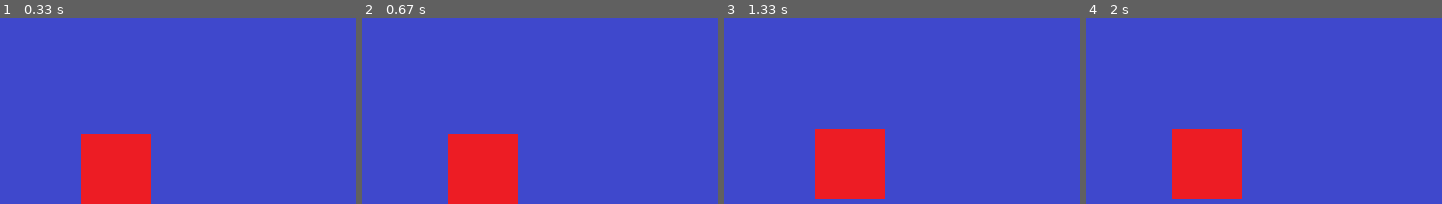
Above: before the commit, frames 1-4 (left to right).
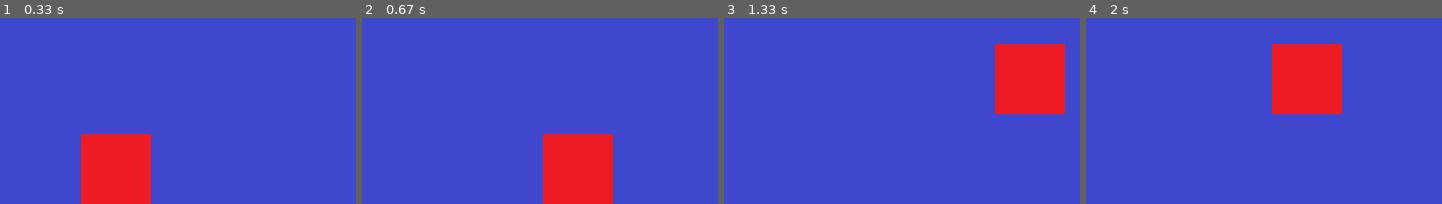
Above: after the commit, the same moments.

Repository: lazistar/Nado_Game
Game: pygame game, started from pygame_basic/4_keyboard_event.py
Same seed, same stepped clock (60 frames per second), same inputs: the game is played once before the commit and once after it.
Inputs:
- Up to frame 1 (0.33 s): no input
- Up to frame 2 (0.67 s): hold Right from 0.33 s (still down)
- Up to frame 3 (1.33 s): release Right at 0.8 s; hold Up 0.83-1.13 s; hold Right from 1.17 s (still down)
- Up to frame 4 (2 s): release Right at 1.63 s; hold Left from 1.67 s (still down)

Frame 1 is identical in both runs. In frame 2, 15% of the frame differs, in the area x 24-71%, y 62-100%; in frame 3, 15%; in frame 4, 15%.

Commit message:
들여쓰기 실수 해결
자세한 내용은 4_keyboard_event.py 에 있는 51, 67 번 line의 주석 참고.

Diff:
--- a/pygame_basic/4_keyboard_event.py
+++ b/pygame_basic/4_keyboard_event.py
@@ -48,25 +48,26 @@
             elif event.key == pygame.K_UP or event.key == pygame.K_DOWN:
                 to_y = 0
 
-        character_x_pos += to_x
-        character_y_pos += to_y
+# 여기부터 들여쓰기가 잘못되어 있었네요 (수정 완료)
+    character_x_pos += to_x
+    character_y_pos += to_y
 
-        # 가로 경계값 처리
-        if character_x_pos < 0:
-            character_x_pos = 0
-        elif character_x_pos > screen_width - character_width:
-            character_x_pos = screen_width - character_width
+    # 가로 경계값 처리
+    if character_x_pos < 0:
+        character_x_pos = 0
+    elif character_x_pos > screen_width - character_width:
+        character_x_pos = screen_width - character_width
 
-        # 세로 경계값 처리
-        if character_y_pos < 0:
-            character_y_pos = 0
-        elif character_y_pos > screen_height - character_height:
-            character_y_pos = screen_height - character_height
+    # 세로 경계값 처리
+    if character_y_pos < 0:
+        character_y_pos = 0
+
+    elif character_y_pos > screen_height - character_height:
+        character_y_pos = screen_height - character_height
+# 여기까지 들여쓰기가 잘못되어 있었네요 (수정완료)
 
     screen.blit(background, (0, 0)) # 배경 그리기
-
     screen.blit(character, (character_x_pos, character_y_pos))
-
     pygame.display.update() # 게임화면을 다시 그리기!
 
 # pygame 종료
--- a/pygame_basic/5_frame_per_second.py
+++ b/pygame_basic/5_frame_per_second.py
@@ -34,11 +34,6 @@
 # 이벤트 루프
 running = True # 게임이 진행중인가?
 
-# 키 반복(key repeat)
-delay = 1
-interval = 1
-pygame.key.set_repeat(delay, interval)
-
 while running:
     dt = clock.tick(10) # 게임화면의 초당 프레임 수를 설정
 
@@ -62,20 +57,20 @@
             elif event.key == pygame.K_UP or event.key == pygame.K_DOWN:
                 to_y = 0
 
-        character_x_pos += to_x * dt
-        character_y_pos += to_y * dt
+    character_x_pos += to_x * dt
+    character_y_pos += to_y * dt
 
-        # 가로 경계값 처리
-        if character_x_pos < 0:
-            character_x_pos = 0
-        elif character_x_pos > screen_width - character_width:
-            character_x_pos = screen_width - character_width
+    # 가로 경계값 처리
+    if character_x_pos < 0:
+        character_x_pos = 0
+    elif character_x_pos > screen_width - character_width:
+        character_x_pos = screen_width - character_width
 
-        # 세로 경계값 처리
-        if character_y_pos < 0:
-            character_y_pos = 0
-        elif character_y_pos > screen_height - character_height:
-            character_y_pos = screen_height - character_height
+    # 세로 경계값 처리
+    if character_y_pos < 0:
+        character_y_pos = 0
+    elif character_y_pos > screen_height - character_height:
+        character_y_pos = screen_height - character_height
 
     screen.blit(background, (0, 0)) # 배경 그리기
 
--- a/pygame_basic/6_collision.py
+++ b/pygame_basic/6_collision.py
@@ -39,11 +39,6 @@
 enemy_x_pos = (screen_width / 2) - (enemy_width / 2) # 화면 가로의 절반 크기에 해당하는 곳에 위치 (가로)
 enemy_y_pos = (screen_height / 2) - (enemy_height / 2) # 화면 세로의 절반 크기에 해당하는 곳에 위치 (세로)
 
-# 키 반복(key repeat)
-delay = 1
-interval = 1
-pygame.key.set_repeat(delay, interval)
-
 # 이벤트 루프
 running = True # 게임이 진행중인가?
 while running:
@@ -69,34 +64,34 @@
             elif event.key == pygame.K_UP or event.key == pygame.K_DOWN:
                 to_y = 0
 
-        character_x_pos += to_x * dt
-        character_y_pos += to_y * dt
+    character_x_pos += to_x * dt
+    character_y_pos += to_y * dt
 
-        # 가로 경계값 처리
-        if character_x_pos < 0:
-            character_x_pos = 0
-        elif character_x_pos > screen_width - character_width:
-            character_x_pos = screen_width - character_width
+    # 가로 경계값 처리
+    if character_x_pos < 0:
+        character_x_pos = 0
+    elif character_x_pos > screen_width - character_width:
+        character_x_pos = screen_width - character_width
 
-        # 세로 경계값 처리
-        if character_y_pos < 0:
-            character_y_pos = 0
-        elif character_y_pos > screen_height - character_height:
-            character_y_pos = screen_height - character_height
+    # 세로 경계값 처리
+    if character_y_pos < 0:
+        character_y_pos = 0
+    elif character_y_pos > screen_height - character_height:
+        character_y_pos = screen_height - character_height
 
-        # 충돌 처리를 위한 rect 정보 업데이트
-        character_rect = character.get_rect()
-        character_rect.left = character_x_pos
-        character_rect.top = character_y_pos
+    # 충돌 처리를 위한 rect 정보 업데이트
+    character_rect = character.get_rect()
+    character_rect.left = character_x_pos
+    character_rect.top = character_y_pos
 
-        enemy_rect = enemy.get_rect()
-        enemy_rect.left = enemy_x_pos
-        enemy_rect.top =  enemy_y_pos
+    enemy_rect = enemy.get_rect()
+    enemy_rect.left = enemy_x_pos
+    enemy_rect.top =  enemy_y_pos
 
-        # 충돌 체크
-        if character_rect.colliderect(enemy_rect):
-            print("충돌했어요.")
-            running = False
+    # 충돌 체크
+    if character_rect.colliderect(enemy_rect):
+        print("충돌했어요.")
+        running = False
 
     screen.blit(background, (0, 0)) # 배경 그리기
     screen.blit(character, (character_x_pos, character_y_pos)) # 캐릭터 그리기
